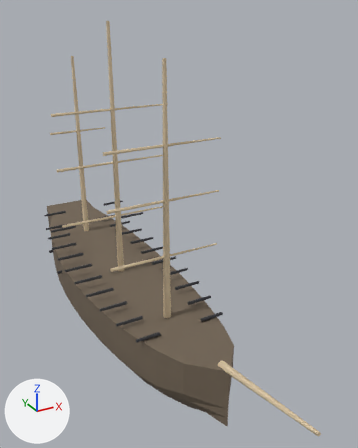
Renders of the glTF model ships/models/speedwell.glb from each side of a commit.
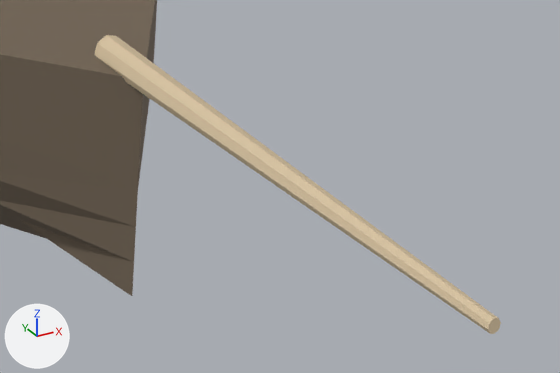
Each version appears first whole from a 50 mm lens placed at (-12.38, -31.25, 20.5), pointed at (2.22, -4.7, 7.22), and next in a close-up on the part from 54% to 94% of the width and 79% to 100% of the height. The axes (+X, +Y, +Z) are drawn at lower left. The lights are the same throughout. The older version's two pictures come first.

Objects in the first close-up: 'Beaupre', 'Coque'.
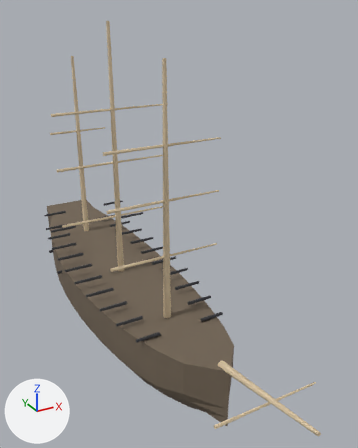
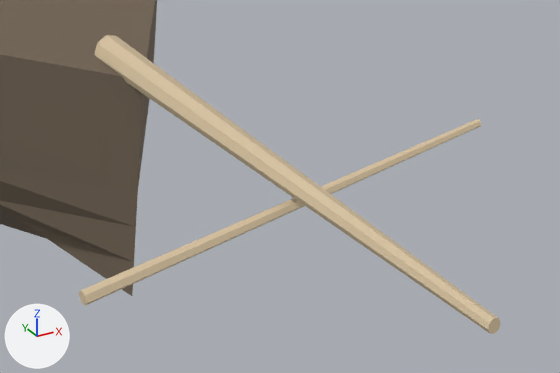
Commit message: La civadiere : la voile d avant de 1690

Where the change shows, as pixel boxes (x1, y1, x2, y2) in the close-ups (560 x 373 px):
'VergueCivadiere', added: after (79, 119, 482, 306)

The change, as a list of edits to the scene's bpy script:
```text
Add me_verguecivadiere:
    me_verguecivadiere.from_pydata([(-2.96, -17.53, 3.32), (-2.96, -17.48, 3.24), (-2.96, -17.39, 3.24), (-2.96, -17.35, 3.32), (-2.96, -17.39, 3.4), (-2.96, -17.48, 3.4), (2.96, -17.49, 3.32), (2.96, -17.46, 3.28), (2.96, -17.41, 3.28), (2.96, -17.39, 3.32), (2.96, -17.41, 3.37), (2.96, -17.46, 3.37), (-2.96, -17.44, 3.32), (2.96, -17.44, 3.32)], [], [(0, 6, 7), (0, 7, 1), (1, 7, 8), (1, 8, 2), (2, 8, 9), (2, 9, 3), (3, 9, 10), (3, 10, 4), (4, 10, 11), (4, 11, 5), (5, 11, 6), (5, 6, 0), (12, 1, 0), (13, 6, 7), (12, 2, 1), (13, 7, 8), (12, 3, 2), (13, 8, 9), (12, 4, 3), (13, 9, 10), (12, 5, 4), (13, 10, 11), (12, 0, 5), (13, 11, 6)])
    me_verguecivadiere.materials.append(mat_spar)  # beige #d8c4a2
Add ob_verguecivadiere:
    ob_verguecivadiere = bpy.data.objects.new('VergueCivadiere', me_verguecivadiere)
    ob_verguecivadiere.location = (0.0, 0.0, 0.0)
```
